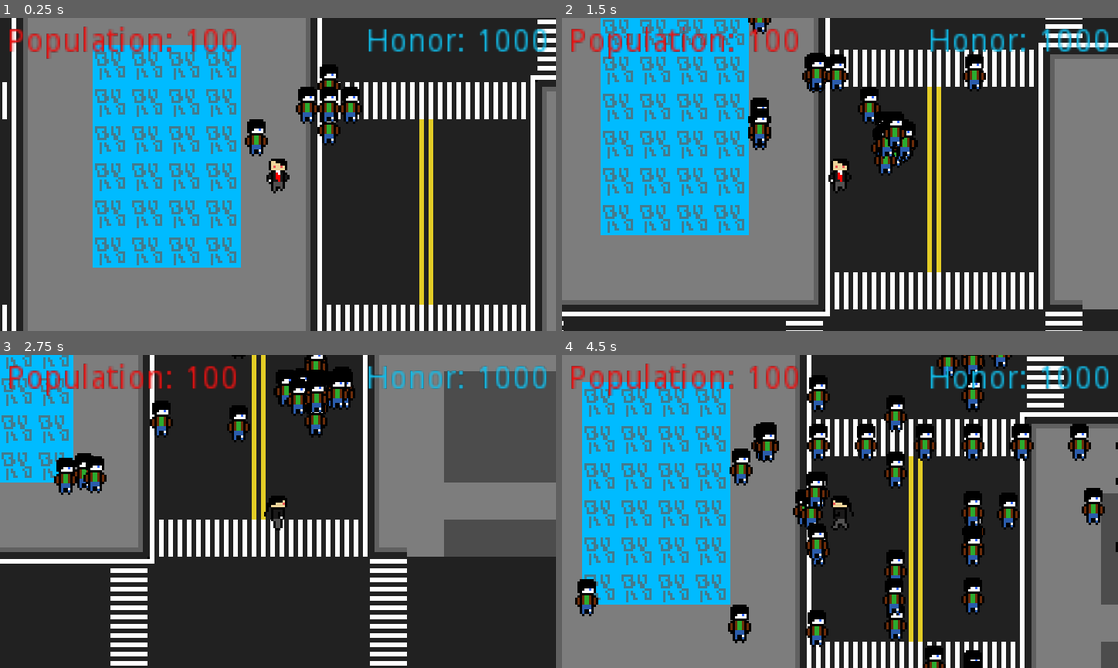
Above: before the commit, frames 1-4 (two rows, left to right).
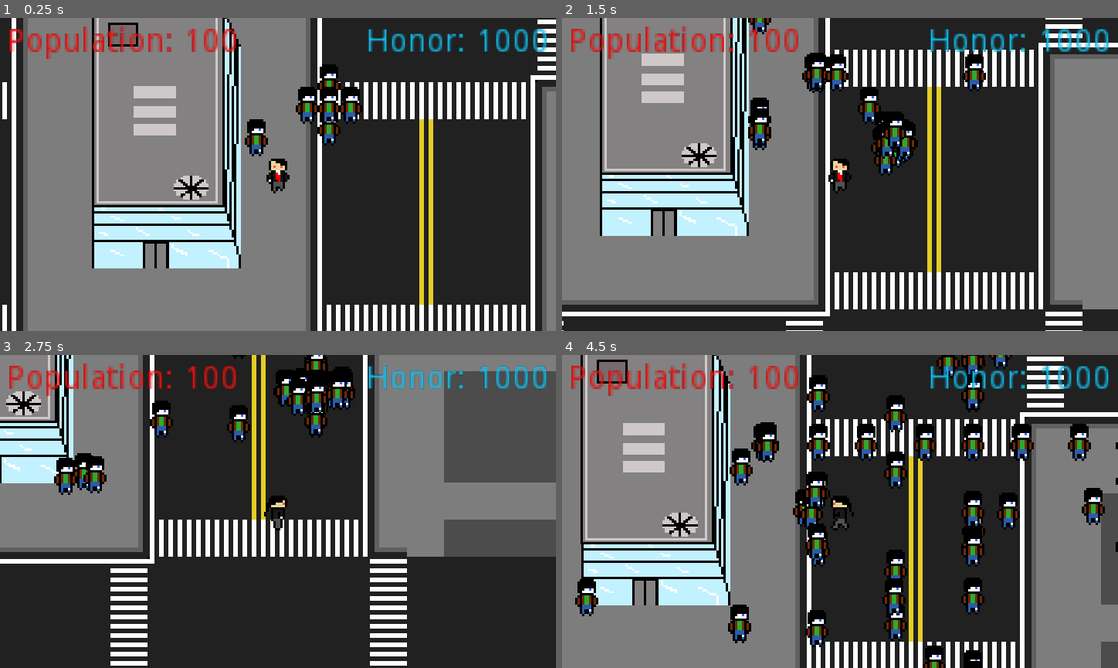
Above: after the commit, the same moments.

Repository: Jam-Bam/Who-is-the-Enemy
Game: Godot game, scene res://Base.tscn
The game is run twice, just before and just after one commit, with the same random seed, the same clock (stepped at 60 frames per second) and the same inputs.
Inputs:
- Up to frame 1 (0.25 s): no input
- Up to frame 2 (1.5 s): tap Enter at 0.5 s; hold Right (ui_right) 0.53-1.28 s; tap E (ask) at 0.6 s; hold Down (ui_down) from 1.28 s (still down); tap Space (stab) at 1.35 s
- Up to frame 3 (2.75 s): release Down (ui_down) at 2.03 s; hold Right (ui_right) from 2.03 s (still down); tap E (ask) at 2.1 s
- Up to frame 4 (4.5 s): release Right (ui_right) at 2.78 s; hold Up (ui_up) 2.78-3.53 s; tap Space (stab) at 2.85, 4.35 s; hold Left (ui_left) from 3.53 s (still down); tap E (ask) at 3.6 s

The runs differ from the first frame. In frame 1, 19% of the frame differs, in the area x 16-44%, y 0-80%; in frame 2, 18%; in frame 3, 5.1%; in frame 4, 19%.

Commit message:
Reassociated buildings

Diff:
--- a/Base.tscn
+++ b/Base.tscn
@@ -1,10 +1,14 @@
-[gd_scene load_steps=6 format=2]
+[gd_scene load_steps=10 format=2]
 
 [ext_resource path="res://Base.gd" type="Script" id=1]
 [ext_resource path="res://Music/The Adventure Begins 8-bit remix.ogg" type="AudioStream" id=2]
 [ext_resource path="res://Tiles/city.tres" type="TileSet" id=3]
-[ext_resource path="res://NPCs/NPC.tscn" type="PackedScene" id=4]
-[ext_resource path="res://Player/Player.tscn" type="PackedScene" id=5]
+[ext_resource path="res://Tiles/Building1.png.png" type="Texture" id=4]
+[ext_resource path="res://Tiles/TownHall.png.png" type="Texture" id=5]
+[ext_resource path="res://Tiles/HotdogBuilding1.png.png" type="Texture" id=6]
+[ext_resource path="res://Tiles/HotdogBuilding2.png.png" type="Texture" id=7]
+[ext_resource path="res://NPCs/NPC.tscn" type="PackedScene" id=8]
+[ext_resource path="res://Player/Player.tscn" type="PackedScene" id=9]
 
 [node name="Node" type="Node"]
 script = ExtResource( 1 )
@@ -25,53 +29,63 @@
 [node name="Building1png3" type="Sprite" parent="."]
 position = Vector2( 287.889, 115.243 )
 scale = Vector2( 1.00562, 0.87292 )
+texture = ExtResource( 4 )
 region_enabled = true
 region_rect = Rect2( 0, 102, 64, 30 )
 
 [node name="Building1png2" type="Sprite" parent="."]
 position = Vector2( 287.946, -40.1407 )
 scale = Vector2( 1.00443, 0.878776 )
+texture = ExtResource( 4 )
 
 [node name="TownHallpng2" type="Sprite" parent="."]
 position = Vector2( -103.891, 33.5289 )
 scale = Vector2( 1.27157, 1 )
+texture = ExtResource( 5 )
 region_enabled = true
 region_rect = Rect2( 0, 100, 64, 30 )
 
 [node name="HotdogBuilding1png2" type="Sprite" parent="."]
 position = Vector2( 455.912, -115.098 )
 scale = Vector2( 0.836779, 1.4754 )
+texture = ExtResource( 6 )
 
 [node name="HotdogBuilding1png" type="Sprite" parent="."]
 position = Vector2( 359.994, -115.157 )
 scale = Vector2( 0.835853, 1.471 )
+texture = ExtResource( 6 )
 
 [node name="HotdogBuilding2png" type="Sprite" parent="."]
 position = Vector2( 216.012, -104 )
 scale = Vector2( 0.833522, 1.00483 )
+texture = ExtResource( 7 )
 
 [node name="HotdogBuilding3png" type="Sprite" parent="."]
 position = Vector2( 119.883, -104.042 )
 scale = Vector2( 0.836058, 1.00483 )
+texture = ExtResource( 7 )
 
-[node name="NPC" parent="." instance=ExtResource( 4 )]
+[node name="NPC" parent="." instance=ExtResource( 8 )]
 position = Vector2( 328, 64 )
 
-[node name="Player" parent="." instance=ExtResource( 5 )]
+[node name="Player" parent="." instance=ExtResource( 9 )]
 position = Vector2( 328, 80 )
 
 [node name="Building1png" type="Sprite" parent="."]
 position = Vector2( 287.841, 59.3868 )
 scale = Vector2( 1.00634, 0.858897 )
+texture = ExtResource( 4 )
 region_enabled = true
 region_rect = Rect2( 0, 0, 64, 100 )
 
 [node name="TownHallpng" type="Sprite" parent="."]
 position = Vector2( -103.687, -28.9062 )
 scale = Vector2( 1.26441, 1 )
+texture = ExtResource( 5 )
 region_enabled = true
 region_rect = Rect2( 0, 0, 64, 100 )
 
 [node name="HotdogBuilding2png2" type="Sprite" parent="."]
 position = Vector2( 23.603, -104.178 )
 scale = Vector2( 0.842489, 1.02083 )
+texture = ExtResource( 7 )
